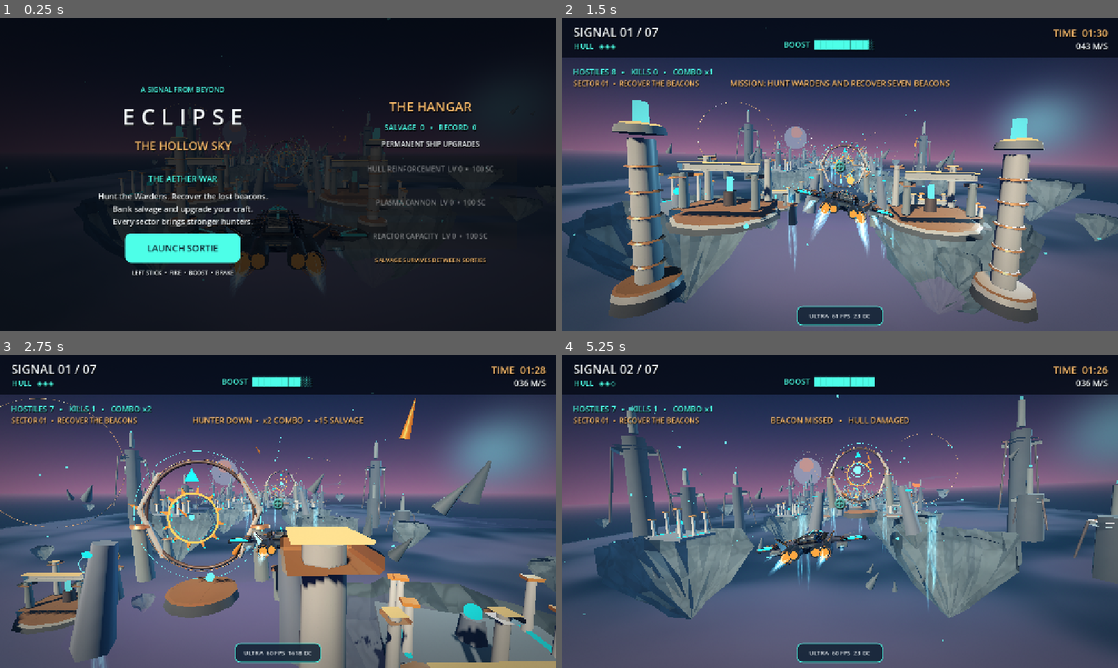
Above: before the commit, frames 1-4 (two rows, left to right).
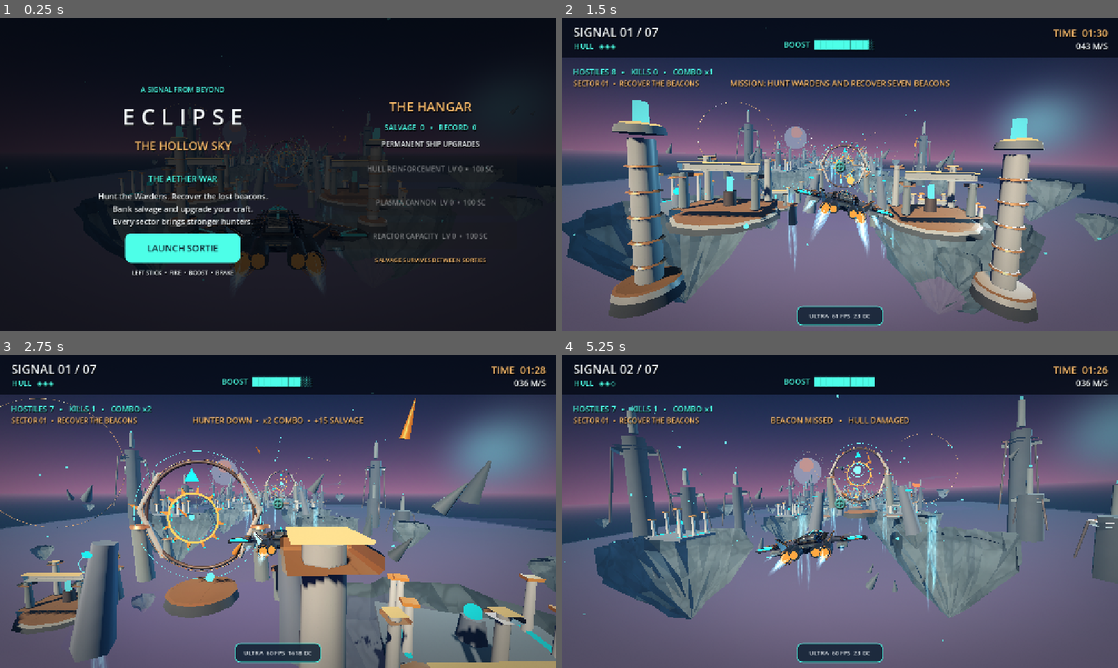
Above: after the commit, the same moments.

Repository: tpylman90-ctrl/Eclipse-The-Hollow-Sky
Game: Godot game, scene res://scenes/main.tscn
Two runs of this game, one before a commit and one after it. Both use one fixed random seed, a clock stepped at 60 frames per second and the inputs below.
Inputs (mouse positions are in pixels of both pictures, inside the frame that each line leads up to):
- Up to frame 1 (0.25 s): no input
- Up to frame 2 (1.5 s): click "LAUNCH SORTIE" at 0.5 s; tap Enter (start_game) at 1.25 s; move the mouse to (962, 158) at 1.27 s; hold D (steer_right) from 1.28 s (still down); hold Space (boost) from 1.28 s (still down); click (962, 158) at 1.42 s
- Up to frame 3 (2.75 s): release D (steer_right) at 2 s; release Space (boost) at 2 s; drag from (166, 527) to (250, 574) at 2.02 s
- Up to frame 4 (5.25 s): move the mouse to (895, 442) at 2.77 s; hold D (steer_right) 2.78-3.5 s; hold Enter (start_game) 2.78-3.5 s; drag from (812, 574) to (673, 464) at 3.52 s; move the mouse to (1006, 558) at 4.27 s; hold A (steer_left) 4.28-5 s; hold J (fire) 4.28-5 s; drag from (673, 464) to (756, 433) at 5.02 s

The runs differ from the first frame. In frame 2, 5.8% of the frame differs, in the area x 0-100%, y 47-100%; in frame 3, 7.1%; in frame 4, 18%, in the area x 0-100%, y 46-98%.

Commit message:
Replace screen-filling cloud shader hash noise with two sampled prebuilt atlas channels

Diff:
--- a/shaders/cloud_sea.gdshader
+++ b/shaders/cloud_sea.gdshader
@@ -1,25 +1,17 @@
 shader_type spatial;
 render_mode unshaded, cull_disabled, blend_mix, depth_draw_never;
 
-// Two low-cost noise octaves on a single large transparent plane.
+// Two animated samples from the offline-produced texture atlas replace
+// expensive procedural lattice noise for every cloud-covered screen pixel.
 uniform vec4 cloud_blue : source_color = vec4(0.20, 0.33, 0.49, 1.0);
 uniform vec4 cloud_peach : source_color = vec4(0.54, 0.34, 0.39, 1.0);
 uniform float cloud_opacity : hint_range(0.0, 1.0) = 0.63;
+uniform sampler2D noise_atlas : repeat_enable, filter_linear_mipmap;
 
-float hash2(vec2 p) {
-    return fract(sin(dot(p, vec2(42.53, 83.29))) * 9631.239);
-}
-float noise2(vec2 p) {
-    vec2 i = floor(p);
-    vec2 f = fract(p);
-    f = f * f * (3.0 - 2.0 * f);
-    return mix(mix(hash2(i),hash2(i+vec2(1.0,0.0)),f.x),
-               mix(hash2(i+vec2(0.0,1.0)),hash2(i+vec2(1.0,1.0)),f.x),f.y);
-}
 void fragment() {
     vec2 p = UV * vec2(13.0, 20.0);
-    float large = noise2(p * 0.64 + vec2(TIME * 0.006, 0.0));
-    float detail = noise2(p * 1.83 + vec2(-TIME * 0.014, TIME * 0.011));
+    float large = texture(noise_atlas, p * 0.64 + vec2(TIME * 0.006, 0.0)).r;
+    float detail = texture(noise_atlas, p * 1.83 + vec2(-TIME * 0.014, TIME * 0.011)).g;
     float density = large * 0.68 + detail * 0.32;
     float crest = smoothstep(0.32, 0.68, density);
     ALBEDO = mix(cloud_blue.rgb, cloud_peach.rgb, clamp(large * 0.53 + UV.y * 0.4, 0.0, 1.0));
